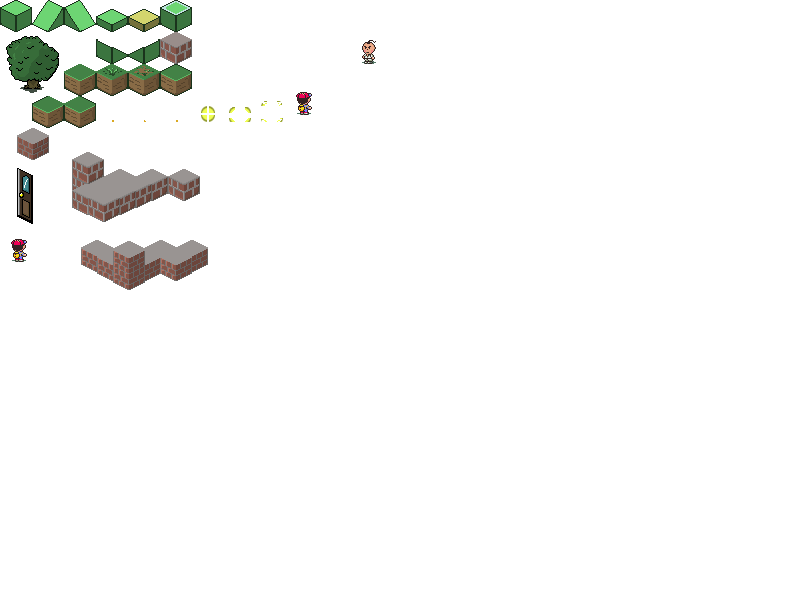
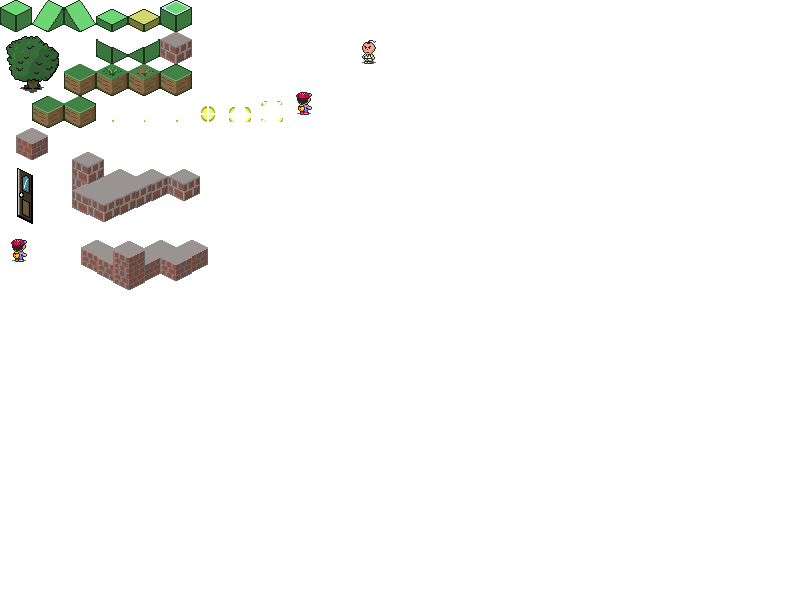
Two versions of the same layered image (800×600). Layer-by-layer changes:
painted on "House" over left=16, top=128, right=49, bottom=160
